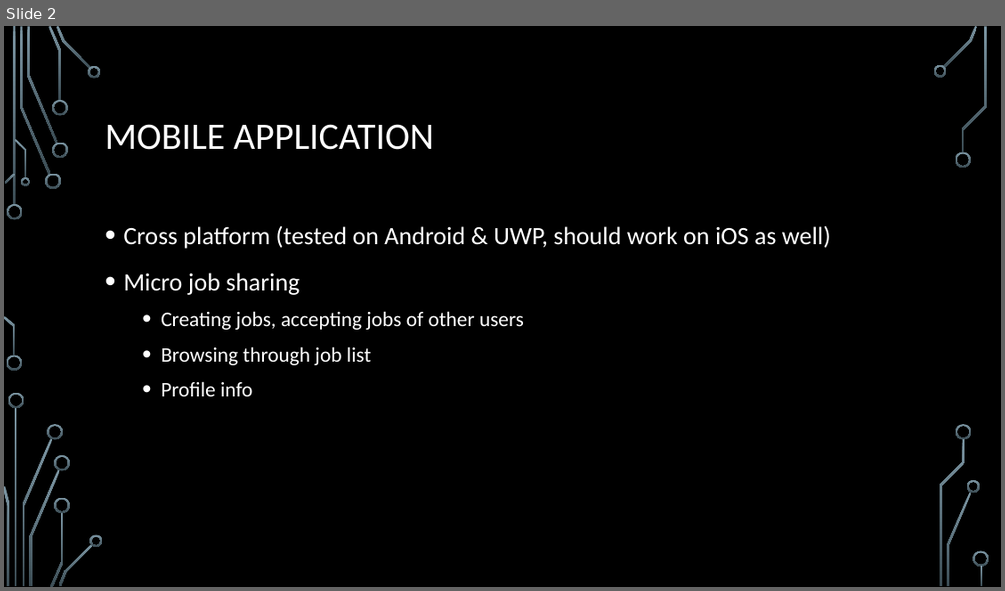
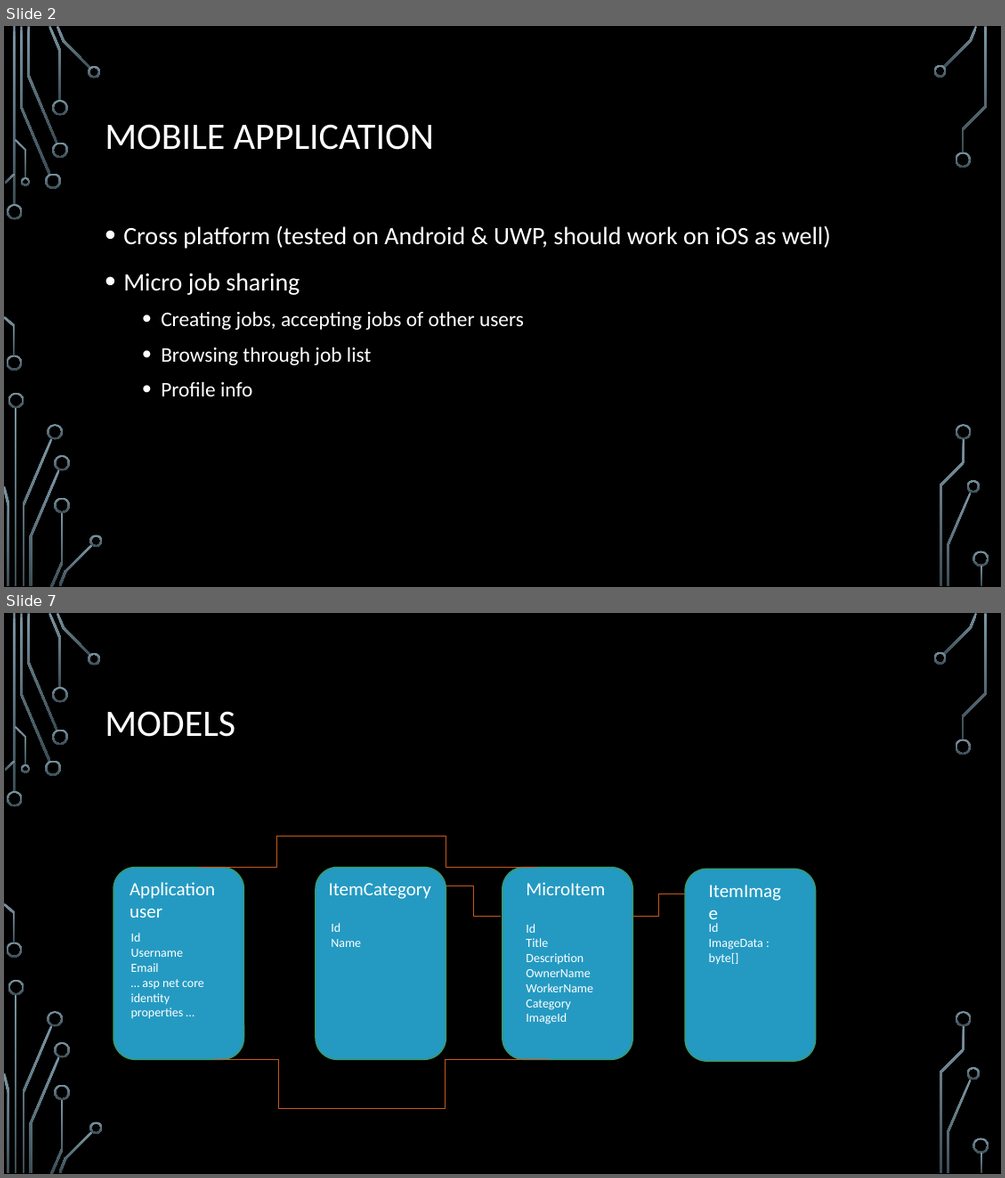
Before and after one commit to gabikadlecova/MicroBee, a slide deck: MicrobeeJobs.pptx. Shown one above the other, each under a label of ours: slide 2 before the commit, slides 2 and 7 after it; the slides between them are not shown. The pictures are 1005x591 and 1005x1178 pixels, drawn with LibreOffice and Linux fonts; fonts in the diff are those of the drawing; background and template pictures are left out. Boxes give left, top, right and bottom in pixels: in the first picture for what was removed or moved away, otherwise in the second. Text is boxed around its words. In the diff, an @@ line names an element or a change of style, - is before the commit and + after.

```diff
--- a/MicrobeeJobs.pptx
+++ b/MicrobeeJobs.pptx
@@ slide 7 added at (x1=4, y1=613, x2=1001, y2=1174), background picture (left out); not listed: 36 template elements that a slide beside it also shows @@
@@ title added at (x1=105, y1=711, x2=235, y2=737), 36 pt, text #FFFFFF @@
+MODELS
@@ elbow line added from (198, 868) to (354, 835), #C7591A 0.75 pt @@
@@ elbow line added from (537, 868) to (354, 835), #C7591A 0.75 pt @@
@@ rounded rectangle added at (x1=114, y1=868, x2=244, y2=1060), fill #249AC2, outline #3A9A6D 1.25 pt @@
@@ rounded rectangle added at (x1=316, y1=868, x2=446, y2=1060), fill #249AC2, outline #3A9A6D 1.25 pt @@
@@ rounded rectangle added at (x1=502, y1=868, x2=632, y2=1060), fill #249AC2, outline #3A9A6D 1.25 pt @@
@@ rounded rectangle added at (x1=685, y1=868, x2=816, y2=1061), fill #249AC2, outline #3A9A6D 1.25 pt @@
@@ text added at (x1=702, y1=875, x2=797, y2=905), 18 pt, text #FFFFFF @@
+ItemImage
@@ text added at (x1=129, y1=882, x2=215, y2=917), 18 pt, text #FFFFFF @@
+Application
+user
@@ text added at (x1=329, y1=883, x2=431, y2=899), 18 pt, text #FFFFFF @@
+ItemCategory
@@ elbow line added from (501, 916) to (446, 886), #C7591A 0.75 pt @@
@@ text added at (x1=526, y1=882, x2=605, y2=895), 18 pt, text #FFFFFF @@
+MicroItem
@@ elbow line added from (633, 916) to (685, 893), #C7591A 0.75 pt @@
@@ text added at (x1=131, y1=933, x2=204, y2=1019), 12 pt, text #FFFFFF @@
+Id
+Username
+Email
+… asp net core identity properties …
@@ text added at (x1=331, y1=923, x2=361, y2=947), 12 pt, text #FFFFFF @@
+Id
+Name
@@ text added at (x1=526, y1=924, x2=593, y2=1024), 12 pt, text #FFFFFF @@
+Id
+Title
+Description
+OwnerName
+WorkerName
+Category
+ImageId
@@ text added at (x1=709, y1=923, x2=763, y2=964), 12 pt, text #FFFFFF @@
+Id
+ImageData : byte[]
@@ elbow line added from (214, 1060) to (342, 1108), #C7591A 0.75 pt @@
@@ elbow line added from (549, 1060) to (342, 1108), #C7591A 0.75 pt @@
```
Also in this commit, not shown: 1 slide changed, 5 other slides added.
